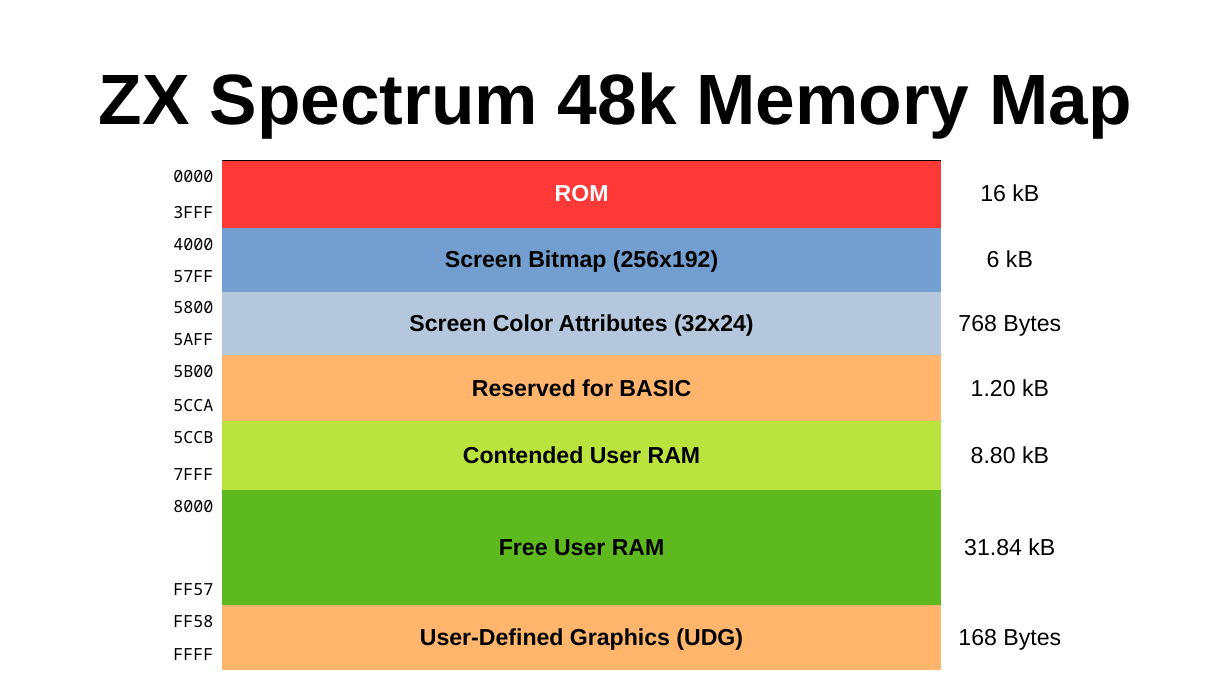
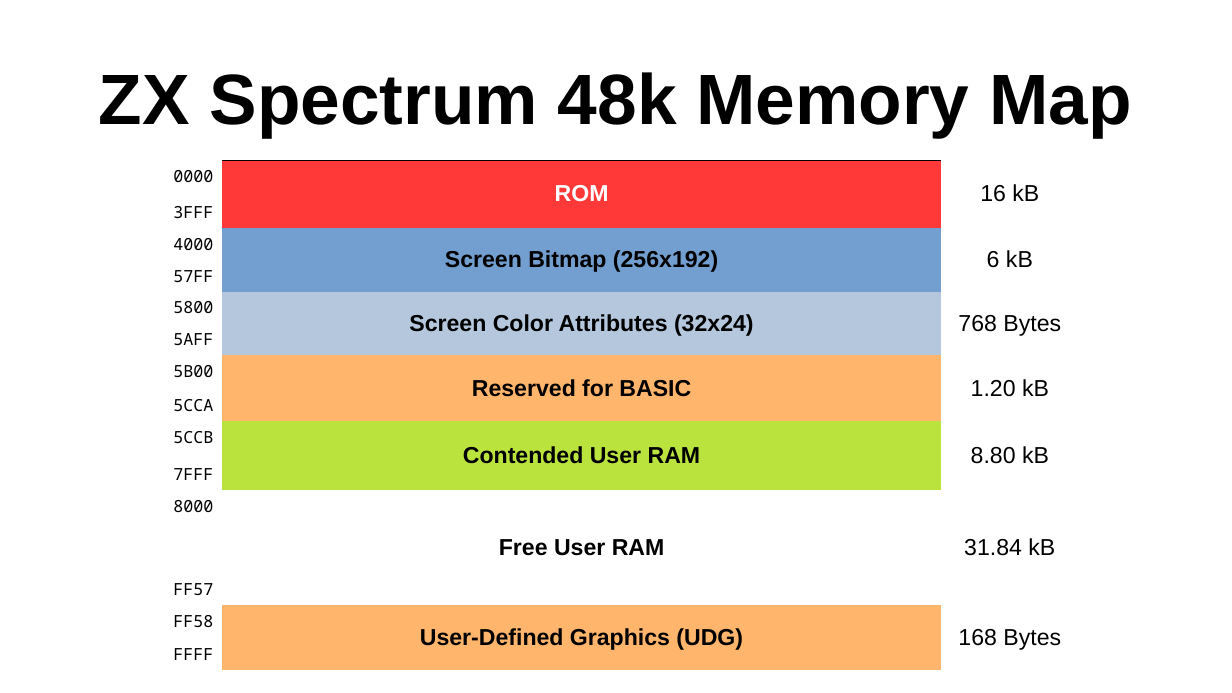
Before and after one commit to SlithyMatt/zxs-assembly-tutorial, a slide deck: slide 2 of Lesson10/Lesson10.odp. Drawn at 1232x693 pixels with LibreOffice and Linux fonts; fonts in the diff are those of the drawing. Boxes give left, top, right and bottom in pixels: in the first picture for what was removed or moved away, otherwise in the second. Text is boxed around its words. In the diff, an @@ line names an element or a change of style, - is before the commit and + after.

```diff
--- a/Lesson10/Lesson10.odp
+++ b/Lesson10/Lesson10.odp
@@ table at (x1=147, y1=160, x2=1079, y2=664) @@
@@ fill #FFFFFF to none in 21 cells @@
@@ fill #5EB91E to none in row 11, column 2 @@
```
Also in this commit, not shown: 1 other slide changed, 12 slides added, 2 slides removed.
